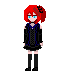
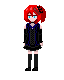
Two versions of the same layered image (64 × 80). Layer-by-layer changes:
painted on "왼쪽머리칼" over <box>24,8,34,22</box>
painted on "오른쪽머리칼" over <box>35,14,40,24</box>
painted on "head" over <box>26,7,41,18</box>
